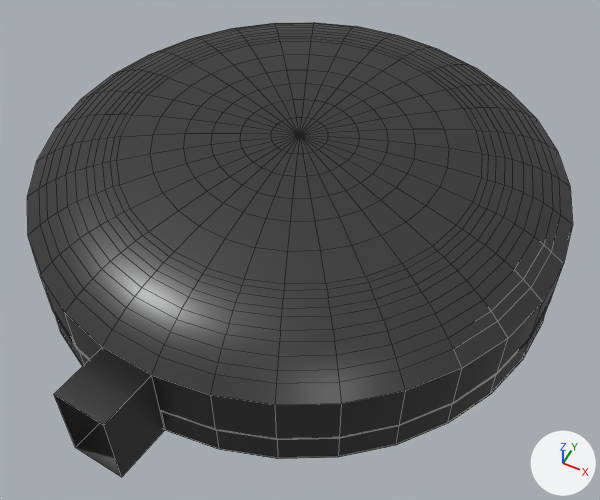
An edit to the FBX model Assets/Corners/Round Room.fbx, drawn before and after from the same camera.
Rendered twice from a camera (50 mm lens) standing at (-32.61, 24.85, 18.46) and looking at (-39.57, 38.75, 1.08). Arrows for +X, +Y and +Z are at lower right; the lights stay in place. Mesh edges are drawn as thin lines.

Before the edit, the objects in view are built like this:
```python
me_cylinder_014 = bpy.data.meshes.new('Cylinder.014')
me_cylinder_014.from_pydata(...)  # 288 vertices, 248 faces; spans x -7.5..7.5, y -7.5..7.5, z -1.0..1.5
me_cylinder_014.materials.append(mat_metal_steel)  # dark grey #454545
me_cylinder_015 = bpy.data.meshes.new('Cylinder.015')
me_cylinder_015.from_pydata(...)  # 32 vertices, 1 face; spans x -7.5..7.5, y -7.5..7.5, z 0.0
me_cylinder_015.materials.append(mat_metal_steel)  # dark grey #454545
me_cylinder_016 = bpy.data.meshes.new('Cylinder.016')
me_cylinder_016.from_pydata([(0.84, 0.7, -1.24), (-0.62, 0.84, -1.24), (0.62, -0.84, -1.21), (0.62, -0.84, 1.22), (-0.84, -0.7, -1.21), (-0.84, -0.7, 1.22), (0.84, 0.7, 1.22), (-0.62, 0.84, 1.22)], [], [(7, 6, 3, 5), (6, 0, 2, 3), (1, 7, 5, 4), (0, 1, 4, 2)])
me_cylinder_016.materials.append(mat_metal_steel)  # dark grey #454545
me_cylinder_018 = bpy.data.meshes.new('Cylinder.018')
me_cylinder_018.from_pydata(...)  # 513 vertices, 512 faces; spans x -7.5..7.5, y -7.5..7.5, z -0.9..0.5
me_cylinder_018.materials.append(mat_metal_steel)  # dark grey #454545
ob_cylinder_005 = bpy.data.objects.new('Cylinder.005', me_cylinder_014)
ob_cylinder_005.location = (-40.31, 40.22, 0.97)
ob_cylinder_006 = bpy.data.objects.new('Cylinder.006', me_cylinder_015)
ob_cylinder_006.location = (-40.31, 40.22, 0.01)
ob_cylinder_007 = bpy.data.objects.new('Cylinder.007', me_cylinder_016)
ob_cylinder_007.location = (-41.15, 32.02, 1.25)
ob_cylinder_008 = bpy.data.objects.new('Cylinder.008', me_cylinder_018)
ob_cylinder_008.location = (-40.31, 40.22, 3.36)
```
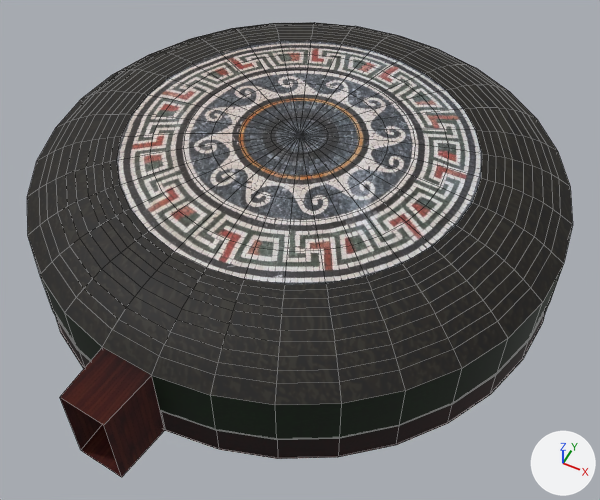
The newer file is also rescaled (x0.8), turned or shifted as a whole; pictures and numbers use the older file's frame.

Patch to the scene script:
```diff
--- a/Assets/Corners/Round Room.fbx.py
+++ b/Assets/Corners/Round Room.fbx.py
@@ mat_material_004 @@
+mat_material_004 = principled_material('Material.004')
+mat_material_004.texture = img_655e7d9ee9435c74479ef53586efd495_jpg
@@ mat_moldy_wall_005 @@
+mat_moldy_wall_005 = principled_material('Moldy Wall.005')
+mat_moldy_wall_005.texture = img_grey_roof_jpg
+mat_moldy_wall_005.roughness = 0.653
@@ me_cylinder_015 @@
-me_cylinder_015.from_pydata(...)  # 32 vertices, 1 face; spans x -7.5..7.5, y -7.5..7.5, z 0.0
-me_cylinder_015.materials.append(mat_metal_steel)  # dark grey #454545
+me_cylinder_015.from_pydata(...)  # 292 vertices, 250 faces; spans x -7.5..7.5, y -7.5..7.5, z 0.0..2.5
+# me_cylinder_015 part 4: 7 vertices removed from x -7.4..7.4, y -7.4..7.4, z 0.0; 267 vertices added at x -7.5..7.5, y -7.5..7.5, z 0.0..2.5
+me_cylinder_015.materials.append(mat_moldy_wall_003)  # picture img_red_wall_jpg
+me_cylinder_015.materials.append(mat_moldy_wall_004)  # picture img_green_wall_jpg
@@ me_cylinder_018 @@
 me_cylinder_018.from_pydata(...)  # 513 vertices, 512 faces; spans x -7.5..7.5, y -7.5..7.5, z -0.9..0.5
+# me_cylinder_018 part 1: all 192 faces centred in x -4.4..4.4, y -4.4..4.4, z 0.2..0.5 switch from mat_metal_steel (dark grey #454545) to mat_material_004 (picture img_655e7d9ee9435c74479ef53586efd495_jpg)
+# me_cylinder_018 part 2: all 320 faces centred in x -7.2..7.2, y -7.2..7.2, z -0.7..0.1 switch from mat_metal_steel (dark grey #454545) to mat_moldy_wall_005 (picture img_grey_roof_jpg)
@@ me_cylinder_014 @@
-me_cylinder_014.from_pydata(...)  # 288 vertices, 248 faces; spans x -7.5..7.5, y -7.5..7.5, z -1.0..1.5
-me_cylinder_014.materials.append(mat_metal_steel)  # dark grey #454545
+me_cylinder_014.from_pydata(...)  # 32 vertices, 1 face; spans x -7.5..7.5, y -7.5..7.5, z -1.0
+# me_cylinder_014 part 3
+# 264 vertices are removed from x -7.5..7.5, y -7.5..7.5, z -1.0..1.5
+# 248 faces are deleted
+# 8 vertices are added at x -7.4..7.4, y -7.4..7.4, z -1.0
+# 1 new face joins them
+me_cylinder_014.materials.append(mat_pine_wood_002)  # picture img_wood_ground_jpg
@@ me_cylinder_016 @@
 me_cylinder_016.from_pydata(...)  # 8 vertices, 4 faces; spans x -0.84..0.84, y -0.84..0.84, z -1.24..1.22
-me_cylinder_016.vertices[4].co = (-0.84, -0.7, -1.21)  # pixel (75, 447)
-me_cylinder_016.vertices[5].co = (-0.84, -0.7, 1.22)  # pixel (53, 394)
-me_cylinder_016.materials.append(mat_metal_steel)  # dark grey #454545
+# me_cylinder_016 part 5
+me_cylinder_016.vertices[4].co = (-0.68, -0.7, -1.21)  # pixel (80, 450)
+me_cylinder_016.vertices[5].co = (-0.68, -0.7, 1.22)  # pixel (59, 397)
+me_cylinder_016.materials.append(mat_pine_wood_002)  # picture img_wood_ground_jpg
```

Where the change shows, as pixel boxes [x1, y1, x2, y2] in the pictures (600 x 500 px; the box of a moved part takes in the faces that stretch with it):
'Cylinder.006', reshaped
    before: [55, 315, 544, 459]
    after: [41, 266, 563, 458]
'Cylinder.005', reshaped
    before: [41, 266, 563, 458]
    after: [55, 315, 544, 459]
'Cylinder.007', recoloured, reshaped (black to brown)
    before: [54, 347, 165, 477]
    after: [60, 347, 165, 477]
part 1 of me_cylinder_018, recoloured (black to grey)
    both: [117, 41, 482, 284]
part 2 of me_cylinder_018, recoloured (grey to black)
    both: [27, 22, 573, 405]
part 5 of me_cylinder_016, moved or reshaped
    before: [54, 347, 152, 477]
    after: [60, 347, 152, 477]
